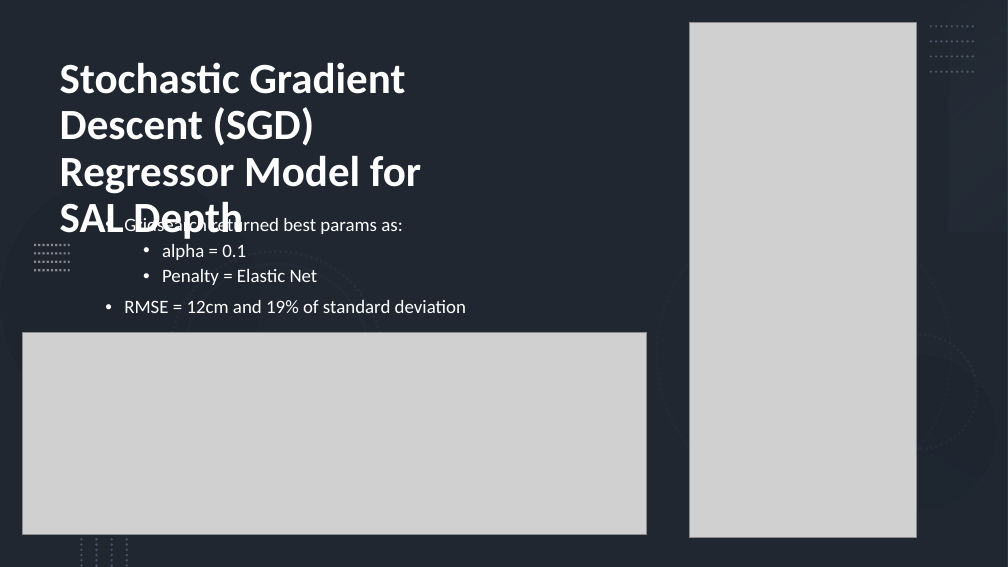
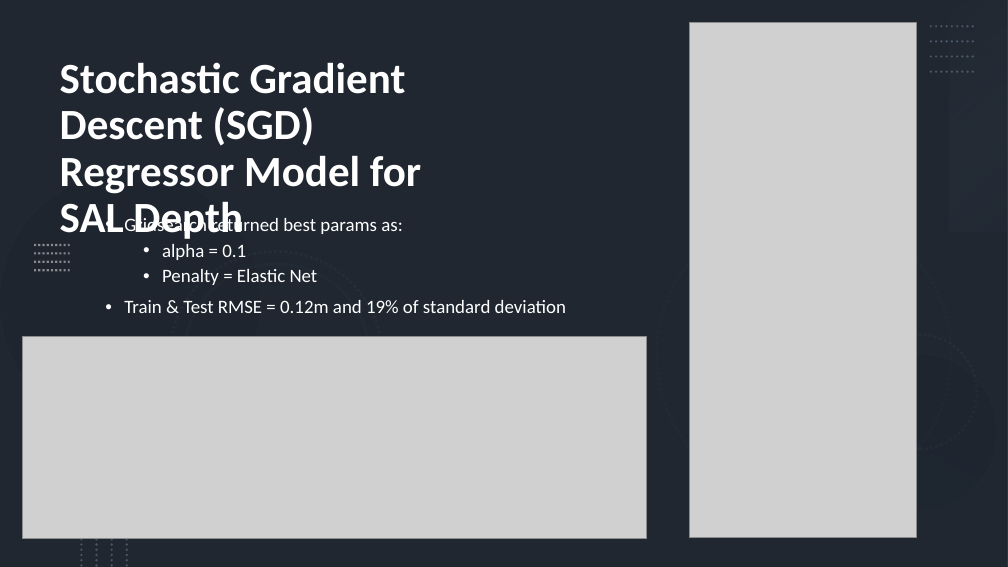
Before and after one commit to Jonathan-Goh88/dsiprojects, a slide deck: slide 24 of Capstone/Capstone Presentation.pptx. Drawn at 1008x567 pixels with LibreOffice and Linux fonts; fonts in the diff are those of the drawing; grey boxes stand for pictures. Boxes give left, top, right and bottom in pixels: in the first picture for what was removed or moved away, otherwise in the second. Text is boxed around its words. In the diff, an @@ line names an element or a change of style, - is before the commit and + after.

```diff
--- a/Capstone/Capstone Presentation.pptx
+++ b/Capstone/Capstone Presentation.pptx
@@ text at [124, 300, 566, 313]: text changed @@
-• RMSE = 12cm and 19% of standard deviation
+• Train & Test RMSE = 0.12m and 19% of standard deviation
@@ picture: place and size @@
-picture at [23, 332, 647, 534]
+picture at [23, 337, 647, 538]
```
Also in this commit, not shown: 4 other slides changed, 1 slide added, 1 slide removed.
